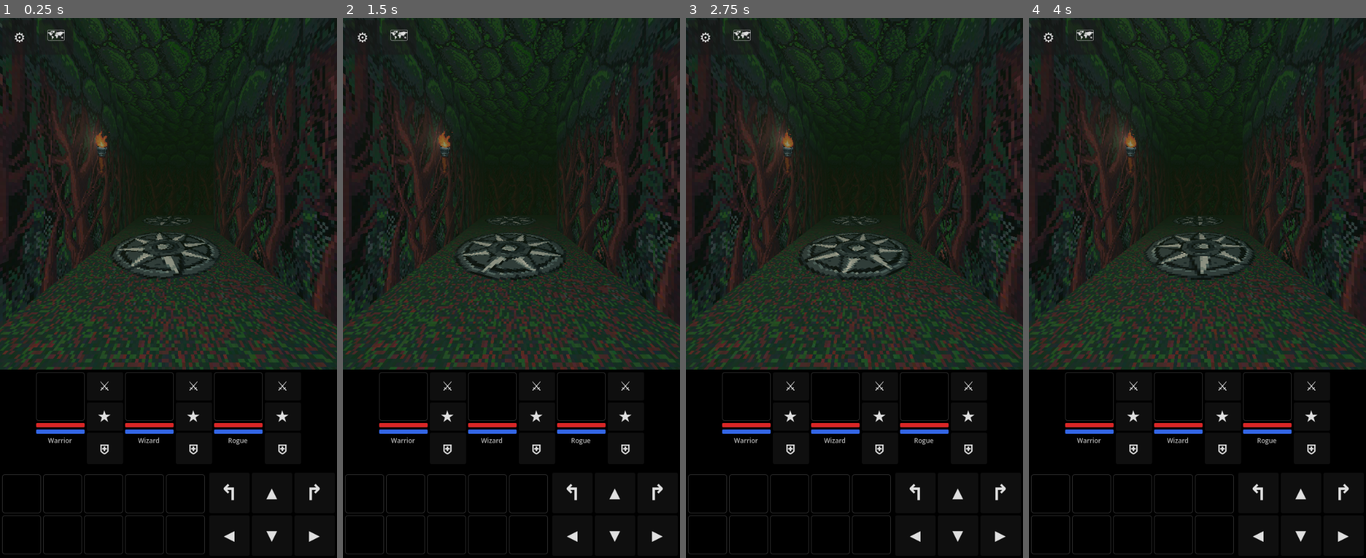
Above: before the commit, frames 1-4 (left to right).
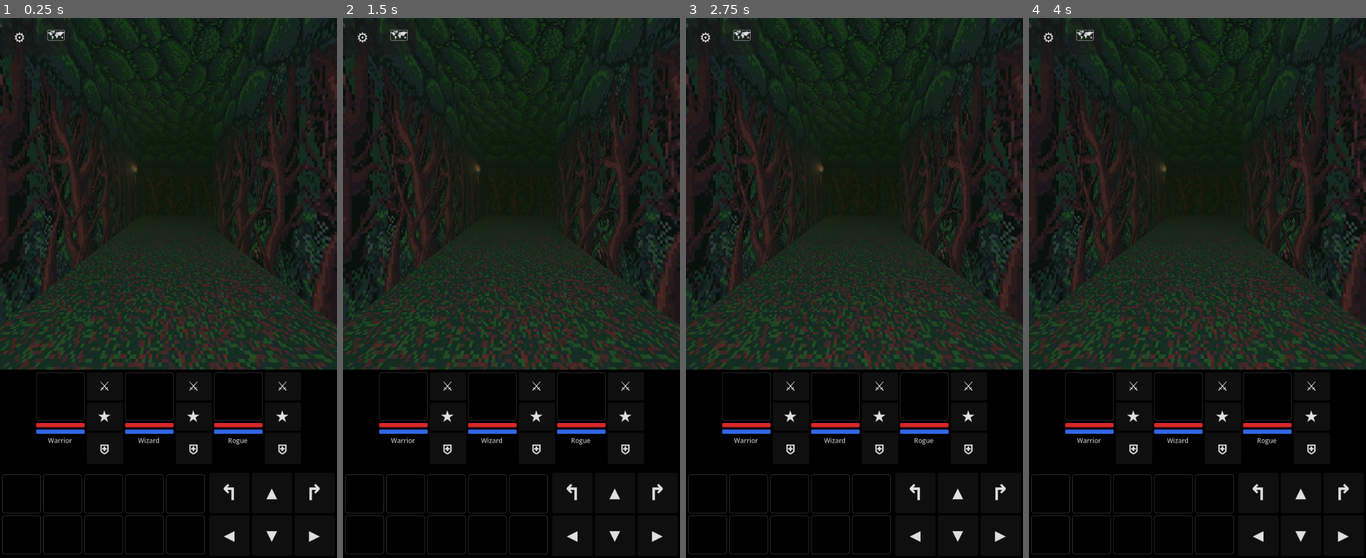
Above: after the commit, the same moments.

Repository: mael-nagot/beyond-the-last-lantern
Game: Godot game, scene res://scenes/game.tscn
The game is run twice, just before and just after one commit, with the same random seed, the same clock (stepped at 60 frames per second) and the same inputs.
Inputs (mouse positions are in pixels of both pictures, inside the frame that each line leads up to):
- Up to frame 1 (0.25 s): no input
- Up to frame 2 (1.5 s): click (363, 493) at 0.52 s; click (407, 493) at 1.27 s
- Up to frame 3 (2.75 s): tap Enter at 2 s; drag from (854, 196) to (888, 169) at 2.02 s
- Up to frame 4 (4 s): click (1133, 493) at 2.77 s; click (1173, 493) at 3.52 s

The runs differ from the first frame. In frame 1, 1.5% of the frame differs, in the area x 24-66%, y 20-49%; in frame 2, 1.5%; in frame 3, 1.6%, in the area x 24-67%, y 20-49%; in frame 4, 1.5%.

Commit message:
Chest placement: farthest-point insertion when min_distance is set
The old "degrade min_distance to 0 then shuffle" algorithm silently
collapsed to random placement when the configured floor couldn't be
satisfied. Random picks bias toward big rooms (a 5x5 room contributes 25
candidate cells vs. 1 per dead-end), so chests clustered in one room on
unlucky seeds even with min_distance=6 set.

Replace with farthest-point insertion: each new object goes to the
candidate cell that maximizes Manhattan distance to the nearest
already-placed object. When the best achievable distance is below the
configured floor, log a push_warning but still place — the biome stays
playable even when geometry can't satisfy the minimum. When
min_distance_to_other_object == 0 the placer falls back to legacy
shuffle (designer explicitly opted out of spacing).

Adds a stress-test across 30 seeds asserting chests never land adjacent.

Co-Authored-By: Claude Opus 4.7 <noreply@anthropic.com>

Diff:
--- a/scripts/LevelGenerator.gd
+++ b/scripts/LevelGenerator.gd
@@ -460,42 +460,106 @@
 	# This tolerates pre-existing isolated regions of the dungeon
 	# (a connectorless room) — those cells were never reachable, so a
 	# chest placement isn't blamed for them.
+	#
+	# Strategy:
+	#   - When `min_distance_to_other_object > 0`: farthest-point
+	#     insertion. Each new chest goes to the candidate cell that
+	#     MAXIMIZES the Manhattan distance to the nearest already-placed
+	#     object. This keeps chests well-spread even on layouts where the
+	#     configured floor is geometrically impossible — the old
+	#     "degrade min_distance to 0, then shuffle" approach silently
+	#     collapsed to random placement, which biases toward big rooms
+	#     (a 5×5 room contributes 25 candidate cells vs. one per
+	#     dead-end) and clusters chests together.
+	#   - When `min_distance_to_other_object == 0`: legacy shuffle.
+	#     The designer explicitly opted out of spacing, so don't force
+	#     spread.
 	var before_reachable := _bfs_walkable_from(entrance_pos)
 	var candidates := _candidate_cells_for_spawn(spawn, cells_by_type)
-	var distance: int = max(0, spawn.min_distance_to_other_object)
-	while distance >= 0:
-		if _attempt_place(spawn, candidates, cells_by_type, distance, before_reachable):
-			return
-		distance -= 1
-	push_warning("LevelGenerator: could not place '%s' anywhere — no eligible cell preserves level reachability" % _spawn_label(spawn))
-
-func _attempt_place(spawn: ObjectSpawn, candidates: Array, cells_by_type: Dictionary, min_distance: int, before_reachable: Dictionary) -> bool:
-	var pool := candidates.duplicate()
-	if min_distance > 0:
-		var filtered: Array = []
-		for pos in pool:
-			if not _too_close_to_existing_object(pos, min_distance):
-				filtered.append(pos)
-		pool = filtered
-	if pool.is_empty():
-		return false
-	pool.shuffle()
-	for pos in pool:
+	var viable: Array = []
+	for pos in candidates:
+		if grid[pos.x][pos.y].object != null:
+			continue
+		if not before_reachable.has(pos):
+			continue
+		viable.append(pos)
+	if viable.is_empty():
+		push_warning("LevelGenerator: could not place '%s' anywhere — no eligible cell preserves level reachability" % _spawn_label(spawn))
+		return
+
+	var min_required: int = max(0, spawn.min_distance_to_other_object)
+	var ordered: Array
+	if min_required > 0:
+		ordered = _rank_by_farthest_object(viable)
+	else:
+		ordered = []
+		viable.shuffle()
+		for pos in viable:
+			ordered.append([-1, pos])
+
+	for entry in ordered:
+		var score: int = entry[0]
+		var pos: Vector2i = entry[1]
 		var cell: GridCell = grid[pos.x][pos.y]
 		if cell.object != null:
-			continue
-		# Pre-check: candidate must itself be reachable from entrance
-		# right now. Skips chests inside connectorless room islands.
-		if not before_reachable.has(pos):
 			continue
 		var instance := ObjectInstance.create(spawn.object)
 		instance.loot_table = spawn.loot_table
 		cell.object = instance
 		if _placement_preserves_reachability(pos, before_reachable):
 			cells_by_type[classify_cell(pos)].erase(pos)
-			return true
+			if min_required > 0 and score >= 0 and score < min_required:
+				push_warning("LevelGenerator: placed '%s' at distance %d to nearest object (configured floor: %d) — biome geometry doesn't permit further spread" % [_spawn_label(spawn), score, min_required])
+			return
 		cell.object = null
-	return false
+	push_warning("LevelGenerator: could not place '%s' anywhere — no eligible cell preserves level reachability" % _spawn_label(spawn))
+
+# Rank candidate cells by Manhattan distance to the NEAREST already-placed
+# object (descending). Cells with no other object on the grid get a sentinel
+# score of -1 (treated as "max possible"). Ties are shuffled within their
+# score group so the choice is non-deterministic when geometry doesn't
+# break ties for us.
+func _rank_by_farthest_object(positions: Array) -> Array:
+	var has_any_object := false
+	for x in range(grid_width):
+		if has_any_object:
+			break
+		for y in range(grid_height):
+			if grid[x][y].object != null:
+				has_any_object = true
+				break
+	var scored: Array = []
+	for pos in positions:
+		var score: int
+		if has_any_object:
+			score = _nearest_object_distance(pos)
+		else:
+			score = -1
+		scored.append([score, pos])
+	scored.sort_custom(func(a, b): return a[0] > b[0])
+	var i := 0
+	while i < scored.size():
+		var j := i
+		while j < scored.size() and scored[j][0] == scored[i][0]:
+			j += 1
+		if j - i > 1:
+			var slice: Array = scored.slice(i, j)
+			slice.shuffle()
+			for k in range(slice.size()):
+				scored[i + k] = slice[k]
+		i = j
+	return scored
+
+func _nearest_object_distance(pos: Vector2i) -> int:
+	var best: int = -1
+	for x in range(grid_width):
+		for y in range(grid_height):
+			if grid[x][y].object == null:
+				continue
+			var dist: int = abs(pos.x - x) + abs(pos.y - y)
+			if best == -1 or dist < best:
+				best = dist
+	return best
 
 func _placement_preserves_reachability(placed_pos: Vector2i, before: Dictionary) -> bool:
 	var after := _bfs_walkable_from(entrance_pos)
--- a/tests/integration/test_level_generator.gd
+++ b/tests/integration/test_level_generator.gd
@@ -305,6 +305,38 @@
 			var dist: int = abs(positions[i].x - positions[j].x) + abs(positions[i].y - positions[j].y)
 			assert_gte(dist, 5,
 				"objects at %s and %s are %d apart (need >= 5)" % [positions[i], positions[j], dist])
+
+func test_chests_dont_cluster_across_many_seeds() -> void:
+	# Stress test for the farthest-point insertion algorithm. With the
+	# old "degrade min_distance to 0 then shuffle" placer, unlucky seeds
+	# would cluster all chests in one big room (because rooms have far
+	# more candidate cells than dead-ends, so distance-0 random picks
+	# bias toward rooms). Farthest-point should keep chests well-spread
+	# regardless. We assert that across many seeds, no run produces
+	# chests sitting adjacent to each other (min pairwise distance > 1).
+	var bad_seeds: Array = []
+	for seed_val in range(1000, 1030):
+		var biome := _make_biome()
+		biome.room_count = 6
+		biome.room_min_size = 3
+		biome.room_max_size = 5
+		var spawn := _make_object_spawn(_make_chest(), 8, 8, ObjectSpawn.PLACEMENT_DEFAULT)
+		spawn.min_distance_to_other_object = 6
+		biome.objects = [spawn]
+		var gen := _make_generator(biome, seed_val)
+		var positions := _all_object_cells(gen)
+		if positions.size() < 2:
+			continue
+		var min_dist: int = -1
+		for i in range(positions.size()):
+			for j in range(i + 1, positions.size()):
+				var d: int = abs(positions[i].x - positions[j].x) + abs(positions[i].y - positions[j].y)
+				if min_dist == -1 or d < min_dist:
+					min_dist = d
+		if min_dist <= 1:
+			bad_seeds.append(seed_val)
+	assert_eq(bad_seeds.size(), 0,
+		"chests clustered (min pairwise distance <= 1) on seeds %s" % [bad_seeds])
 
 func test_items_respect_min_distance_when_possible() -> void:
 	# When min_distance_to_other_item is set, placed items shouldn't
Not shown, changed: scripts/README.md
